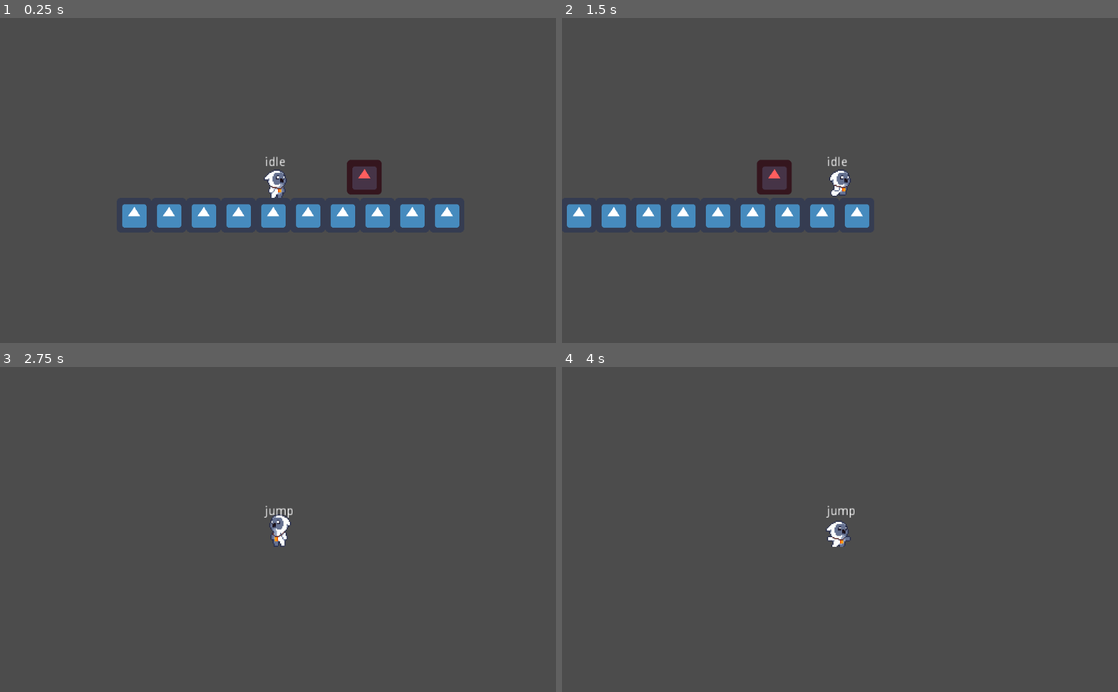
Above: before the commit, frames 1-4 (two rows, left to right).
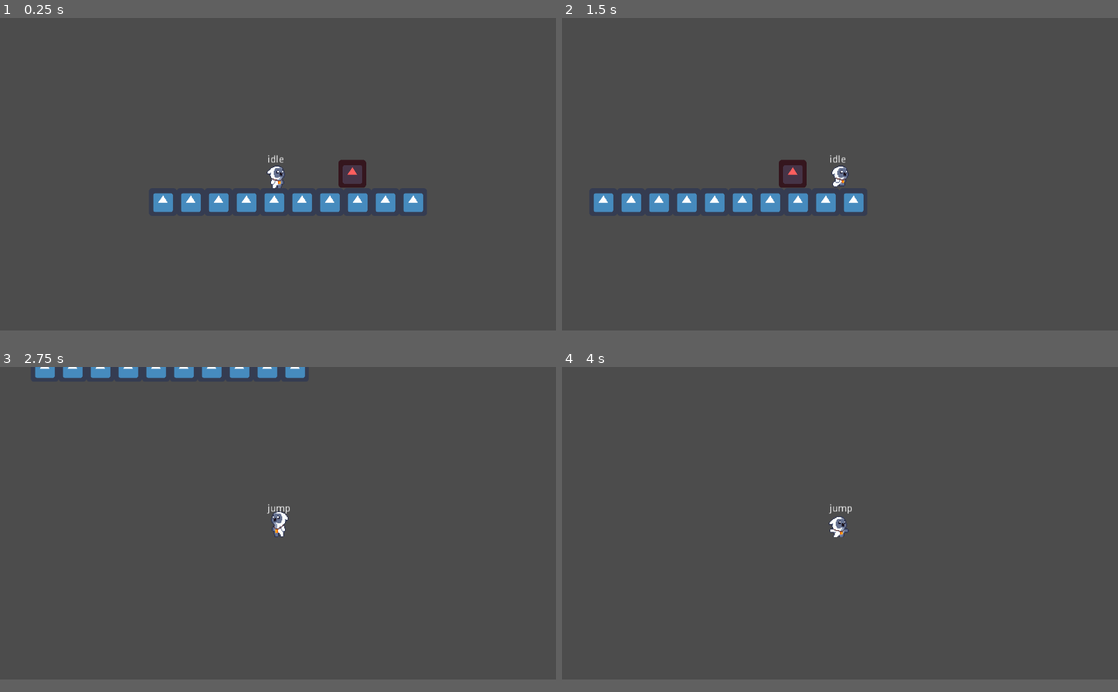
Above: after the commit, the same moments.

Repository: tnp2004/Game2D-ComputerProject
Game: Godot game, scene res://Stages/World.tscn
Two runs of this game, one before a commit and one after it. Both use one fixed random seed, a clock stepped at 60 frames per second and the inputs below. The engine's default icon, where the game draws it, is replaced by a stand-in: a white triangle on a blue panel in a dark square.
Inputs (mouse positions are in pixels of both pictures, inside the frame that each line leads up to):
- Up to frame 1 (0.25 s): no input
- Up to frame 2 (1.5 s): tap Enter at 0.5 s; move the mouse to (962, 164) at 0.52 s; hold Right (ui_right) from 0.53 s (still down); click (962, 164) at 0.6 s; tap Up (ui_up) at 0.77 s; move the mouse to (728, 196) at 1.27 s; click (728, 196) at 1.35 s
- Up to frame 3 (2.75 s): tap Up (ui_up) at 1.52 s; move the mouse to (333, 458) at 2.02 s; release Right (ui_right) at 2.03 s; hold Left (ui_left) from 2.03 s (still down); click (333, 458) at 2.1 s
- Up to frame 4 (4 s): move the mouse to (812, 594) at 2.77 s; release Left (ui_left) at 2.78 s; hold Right (ui_right) from 2.78 s (still down); click (812, 594) at 2.85 s; tap Up (ui_up) at 3.02, 3.77 s; move the mouse to (1006, 578) at 3.52 s; click (1006, 578) at 3.6 s
In our replay, the window is 800x468 before the commit and 800x450 after it. These sizes can differ from the game's own. Grey fills any space a smaller window leaves; there, only what the larger window draws over its background counts as a difference.

The runs differ from the first frame. In frame 1, 4.9% of the frame differs, in the area x 22-83%, y 42-65%; in frame 2, 4.7%; in frame 3, 1.6%; in frame 4, 0.3%.

Commit message:
Owlet and Enemy Updates
- Player attack damage
- Damage Indicator

Diff:
--- a/Characters/Owlet.gd
+++ b/Characters/Owlet.gd
@@ -1,4 +1,6 @@
 extends KinematicBody2D
+
+const INDICATOR_DAMAGE = preload("res://UI/DamageIndicator.tscn")
 
 export(int) var WALKSPEED = 300
 export(int) var JUMPFORCE = 500
@@ -17,10 +19,12 @@
 		velocity.y = - JUMPFORCE
 
 	if direction < 0:
-		$AnimatedSprite.flip_h = true
+		$AnimatedSprite.flip_h = true # flip character
+		$attackArea.position.x = -42 # set position of attackArea
 
 	if direction > 0:
-		$AnimatedSprite.flip_h = false
+		$AnimatedSprite.flip_h = false # flip character
+		$attackArea.position.x = 0 # set position of attackArea
 
 # attack
 var attack_stage = 1
@@ -50,7 +54,30 @@
 	velocity.y += _delta * GRAVITY
 	velocity = move_and_slide(velocity, Vector2.UP)
 	current_state_label()
+	random_thing_in_array(normal_attack)
+
+# damage indicator
+func spawn_effect(EFFECT, effect_position = global_position):
+	if EFFECT:
+		var effect = EFFECT.instance()
+		get_tree().current_scene.add_child(effect)
+		effect.global_position = effect_position
+		return effect
+
+func spawn_damageIndicator(damage):
+	var indicator = spawn_effect(INDICATOR_DAMAGE)
+	if indicator:
+		indicator.label.text = str(damage)
 
 func _on_attackArea_area_entered(area):
 	if area.is_in_group("enemy"):
-		print("player attack")
+		area.get_owner().i_get_attack(random_thing_in_array(normal_attack))
+		#spawn_damageIndicator(1) <- player get damage
+
+func random_thing_in_array(arr):
+	var randomResult = randi()%len(arr)
+	return normal_attack[randomResult]
+
+var normal_attack = [2, 3, 4, 5] # is critical
+func do_damage():
+	pass
--- a/Characters/Owlet.tscn
+++ b/Characters/Owlet.tscn
@@ -36,7 +36,7 @@
 "values": [ 0 ]
 }
 tracks/2/type = "value"
-tracks/2/path = NodePath("attackArea/CollisionShape2D:disabled")
+tracks/2/path = NodePath("attackArea/attackCollision:disabled")
 tracks/2/interp = 1
 tracks/2/loop_wrap = true
 tracks/2/imported = false
@@ -76,7 +76,7 @@
 "values": [ 0 ]
 }
 tracks/2/type = "value"
-tracks/2/path = NodePath("attackArea/CollisionShape2D:disabled")
+tracks/2/path = NodePath("attackArea/attackCollision:disabled")
 tracks/2/interp = 1
 tracks/2/loop_wrap = true
 tracks/2/imported = false
@@ -116,7 +116,7 @@
 "values": [ 0 ]
 }
 tracks/2/type = "value"
-tracks/2/path = NodePath("attackArea/CollisionShape2D:disabled")
+tracks/2/path = NodePath("attackArea/attackCollision:disabled")
 tracks/2/interp = 1
 tracks/2/loop_wrap = true
 tracks/2/imported = false
@@ -156,7 +156,7 @@
 "values": [ 0 ]
 }
 tracks/2/type = "value"
-tracks/2/path = NodePath("attackArea/CollisionShape2D:disabled")
+tracks/2/path = NodePath("attackArea/attackCollision:disabled")
 tracks/2/interp = 1
 tracks/2/loop_wrap = true
 tracks/2/imported = false
@@ -434,7 +434,7 @@
 
 [node name="attackArea" type="Area2D" parent="." groups=["player_attack"]]
 
-[node name="CollisionShape2D" type="CollisionShape2D" parent="attackArea"]
+[node name="attackCollision" type="CollisionShape2D" parent="attackArea"]
 position = Vector2( 19.5, 3 )
 shape = SubResource( 42 )
 disabled = true
--- a/Enemies/Enemy.gd
+++ b/Enemies/Enemy.gd
@@ -1,7 +1,25 @@
-extends Node2D
+extends KinematicBody2D
 
-func _ready():
-	pass
+const INDICATOR_DAMAGE = preload("res://UI/DamageIndicator.tscn")
+
+func i_get_attack(damage):
+	print("ahhh!")
+	spawn_damageIndicator(damage)
 
 func _on_Area2D_body_entered(body):
 	print(body.is_in_group("player"))
+
+# damage indicator
+func spawn_effect(EFFECT, effect_position = global_position):
+	if EFFECT:
+		var effect = EFFECT.instance()
+		get_tree().current_scene.add_child(effect)
+		effect.global_position = effect_position
+		return effect
+
+func spawn_damageIndicator(damage):
+	var indicator = spawn_effect(INDICATOR_DAMAGE)
+	if indicator:
+		indicator.label.text = str(damage)
+		if damage == 5:
+			indicator.label.add_color_override("font_color", Color(1, 0, 0))
--- a/Enemies/Enemy.tscn
+++ b/Enemies/Enemy.tscn
@@ -1,19 +1,20 @@
-[gd_scene load_steps=4 format=2]
+[gd_scene load_steps=5 format=2]
 
 [ext_resource path="res://icon.png" type="Texture" id=1]
 [ext_resource path="res://Enemies/Enemy.gd" type="Script" id=2]
 
+[sub_resource type="RectangleShape2D" id=2]
+extents = Vector2( 28.5, 28.5 )
+
 [sub_resource type="RectangleShape2D" id=1]
 extents = Vector2( 30.5, 30.5 )
 
-[node name="Enemy" type="Node2D"]
+[node name="Enemy" type="KinematicBody2D"]
 script = ExtResource( 2 )
 
-[node name="Label" type="Label" parent="."]
-margin_left = -21.0
-margin_top = -53.0
-margin_right = 19.0
-margin_bottom = -39.0
+[node name="CollisionShape2D" type="CollisionShape2D" parent="."]
+position = Vector2( 0.5, -0.5 )
+shape = SubResource( 2 )
 
 [node name="Area2D" type="Area2D" parent="." groups=["enemy"]]
 
--- a/Stages/World.tscn
+++ b/Stages/World.tscn
@@ -43,4 +43,4 @@
 tile_data = PoolIntArray( 65530, 0, 0, 65531, 0, 0, 65532, 0, 0, 65533, 0, 0, 65534, 0, 0, 65535, 0, 0, 0, 0, 0, 1, 0, 0, 2, 0, 0, 3, 0, 0 )
 
 [node name="Enemy" parent="." instance=ExtResource( 3 )]
-position = Vector2( 72, -38 )
+position = Vector2( 84, -33 )
--- /dev/null
+++ b/UI/DamageIndicator.gd
@@ -0,0 +1,14 @@
+extends Node2D
+
+export(int) var SPEED = 30
+export(int) var FRICTION = 15
+var SHIFT_DIRECTION = Vector2.ZERO
+
+onready var label = $Label
+
+func _ready():
+	SHIFT_DIRECTION = Vector2(rand_range(-1, 1), rand_range(-1, 1))
+
+func _process(delta):
+	global_position += SPEED * SHIFT_DIRECTION * delta
+	SPEED = max(SPEED - FRICTION * delta, 0)
--- /dev/null
+++ b/UI/DamageIndicator.tscn
@@ -0,0 +1,86 @@
+[gd_scene load_steps=4 format=2]
+
+[ext_resource path="res://UI/DamageIndicator.gd" type="Script" id=1]
+
+[sub_resource type="Animation" id=1]
+length = 0.001
+tracks/0/type = "value"
+tracks/0/path = NodePath(".:scale")
+tracks/0/interp = 1
+tracks/0/loop_wrap = true
+tracks/0/imported = false
+tracks/0/enabled = true
+tracks/0/keys = {
+"times": PoolRealArray( 0 ),
+"transitions": PoolRealArray( 1 ),
+"update": 0,
+"values": [ Vector2( 0.5, 0.5 ) ]
+}
+tracks/1/type = "value"
+tracks/1/path = NodePath(".:modulate")
+tracks/1/interp = 1
+tracks/1/loop_wrap = true
+tracks/1/imported = false
+tracks/1/enabled = true
+tracks/1/keys = {
+"times": PoolRealArray( 0 ),
+"transitions": PoolRealArray( 1 ),
+"update": 0,
+"values": [ Color( 1, 1, 1, 1 ) ]
+}
+
+[sub_resource type="Animation" id=2]
+resource_name = "showDamage"
+tracks/0/type = "method"
+tracks/0/path = NodePath(".")
+tracks/0/interp = 1
+tracks/0/loop_wrap = true
+tracks/0/imported = false
+tracks/0/enabled = true
+tracks/0/keys = {
+"times": PoolRealArray( 1 ),
+"transitions": PoolRealArray( 1 ),
+"values": [ {
+"args": [  ],
+"method": "queue_free"
+} ]
+}
+tracks/1/type = "value"
+tracks/1/path = NodePath(".:scale")
+tracks/1/interp = 1
+tracks/1/loop_wrap = true
+tracks/1/imported = false
+tracks/1/enabled = true
+tracks/1/keys = {
+"times": PoolRealArray( 0, 0.3 ),
+"transitions": PoolRealArray( 1, 1 ),
+"update": 0,
+"values": [ Vector2( 1, 1 ), Vector2( 2, 2 ) ]
+}
+tracks/2/type = "value"
+tracks/2/path = NodePath(".:modulate")
+tracks/2/interp = 1
+tracks/2/loop_wrap = true
+tracks/2/imported = false
+tracks/2/enabled = true
+tracks/2/keys = {
+"times": PoolRealArray( 0, 0.3, 1 ),
+"transitions": PoolRealArray( 1, 1, 1 ),
+"update": 0,
+"values": [ Color( 1, 1, 1, 1 ), Color( 1, 1, 1, 1 ), Color( 1, 1, 1, 0 ) ]
+}
+
+[node name="DamageIndicator" type="Node2D"]
+scale = Vector2( 0.5, 0.5 )
+script = ExtResource( 1 )
+
+[node name="Label" type="Label" parent="."]
+margin_right = 40.0
+margin_bottom = 14.0
+grow_horizontal = 2
+text = "0"
+
+[node name="AnimationPlayer" type="AnimationPlayer" parent="."]
+autoplay = "showDamage"
+anims/RESET = SubResource( 1 )
+anims/showDamage = SubResource( 2 )
--- a/project.godot
+++ b/project.godot
@@ -23,6 +23,11 @@
 config/name="Game 2d- Computer Project"
 run/main_scene="res://Stages/World.tscn"
 config/icon="res://icon.png"
+
+[display]
+
+window/size/width=1280
+window/size/height=720
 
 [gui]
 
